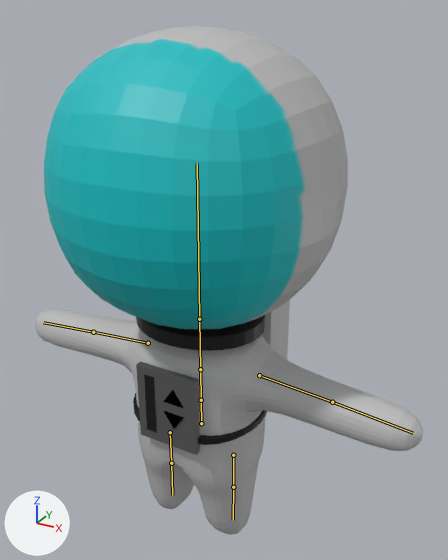
What one commit did to the Blender file Blender_Models/Models/Astronaut.blend.
Both versions are drawn from a 50 mm camera at (1.76, -2.89, 2.32) aimed at (0.07, 0.17, 0.8). Every picture has the same lights, and +X, +Y and +Z are marked at lower left. The bones that bend it are drawn over the model as lines.

The first picture shows 'Back Panel', 'Body', 'Cylinder', 'Display', 'Front Panel', 'Head', 'Neck', 'Traingle2', 'Triangle1'.
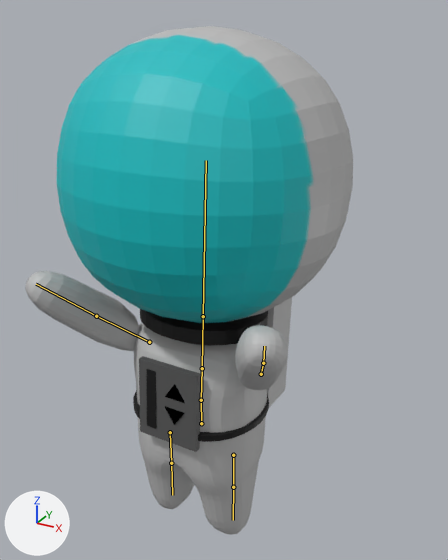
The newer file adds an action. The first version stands in its rest pose; the second is drawn at frame 17 of the action 'Throw Idle'.

Edits to the bpy script that builds the scene:
```text
Change bone_spine2:
    where bone_spine2 = bpy.data.objects['Armature'].pose.bones['Spine2']  # child of 'Spine1'
    bone_spine2.rotation_quaternion: (1.0, 0.0, 0.0, 0.0) -> (0.999, -0.032, 0.0, 0.0)  # degrees (0, 0, 0) -> degrees (-4, 0, 0)
Change bone_arm_l:
    where bone_arm_l = bpy.data.objects['Armature'].pose.bones['Arm.L']  # child of 'Spine2'
    bone_arm_l.rotation_quaternion: (1.0, 0.0, 0.0, 0.0) -> (0.375, 0.548, -0.713, -0.225)  # degrees (0, 0, 0) -> degrees (130, -17, -97)
Change bone_arm1_l:
    where bone_arm1_l = bpy.data.objects['Armature'].pose.bones['Arm1.L']  # child of 'Arm.L'
    bone_arm1_l.rotation_quaternion: (1.0, 0.0, 0.0, 0.0) -> (0.993, 0.014, 0.12, -0.005)  # degrees (0, 0, 0) -> degrees (2, 14, 0)
Change bone_arm_r:
    where bone_arm_r = bpy.data.objects['Armature'].pose.bones['Arm.R']  # child of 'Spine2'
    bone_arm_r.rotation_quaternion: (1.0, 0.0, 0.0, 0.0) -> (0.377, 0.557, 0.707, 0.221)  # degrees (0, 0, 0) -> degrees (130, 17, 96)
Change bone_arm1_r:
    where bone_arm1_r = bpy.data.objects['Armature'].pose.bones['Arm1.R']  # child of 'Arm.R'
    bone_arm1_r.rotation_quaternion: (1.0, 0.0, 0.0, 0.0) -> (0.994, 0.015, -0.109, 0.03)  # degrees (0, 0, 0) -> degrees (1, -13, 3)
```

Where the change shows, as pixel boxes (x1, y1, x2, y2) in the pictures (448 x 560 px):
'Head', posed: before (44, 26, 348, 329); after (57, 26, 353, 323)
'Body', posed (32% narrower, 17% taller): before (35, 309, 423, 535); after (25, 271, 288, 535)
'Front Panel', posed: before (136, 362, 200, 455); after (139, 356, 201, 452)
'Neck', posed: before (136, 315, 265, 351); after (140, 309, 268, 346)
'Back Panel', posed: before (262, 300, 290, 360); after (267, 297, 292, 407)
'Cylinder', posed: before (133, 393, 267, 445); after (133, 390, 269, 442)
'Display', posed (21% narrower): before (144, 374, 157, 432); after (147, 369, 157, 429)
'Traingle2', posed: before (163, 390, 183, 408); after (165, 385, 185, 403)
'Triangle1', posed: before (164, 411, 184, 428); after (165, 406, 185, 425)
bone 'Spine2', root to tip: before (201, 400) to (200, 369); after (201, 400) to (202, 368)
bone 'Arm.L', root to tip: before (259, 375) to (332, 402); after (261, 374) to (263, 363)
bone 'Arm1.L', root to tip: before (332, 402) to (413, 433); after (263, 363) to (264, 346)
bone 'Arm.R', root to tip: before (148, 343) to (93, 332); after (149, 342) to (96, 316)
bone 'Arm1.R', root to tip: before (93, 332) to (43, 322); after (96, 316) to (36, 284)
